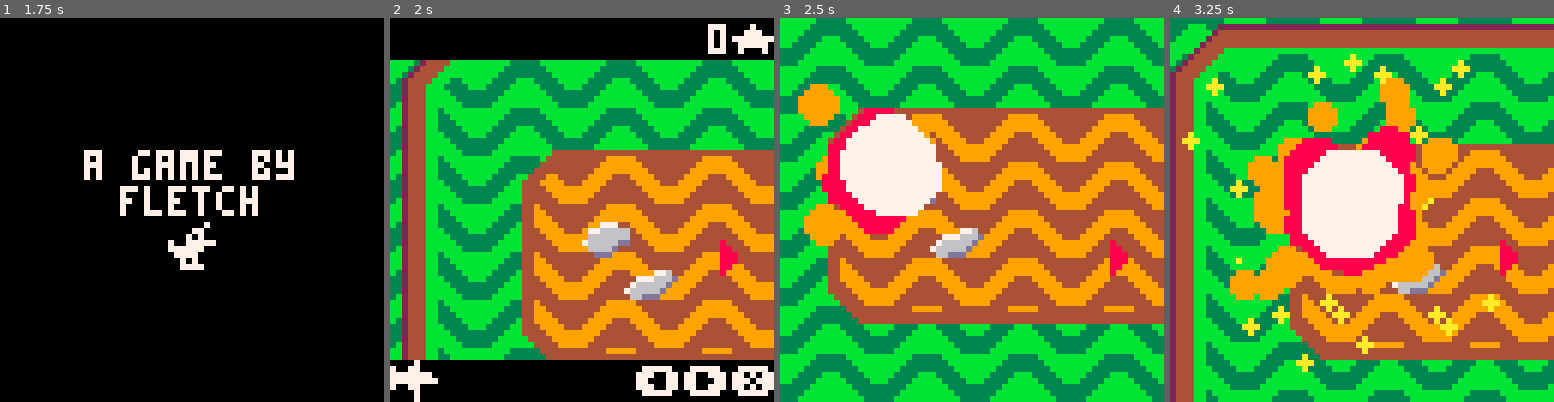
Above: before the commit, frames 1-4 (left to right).
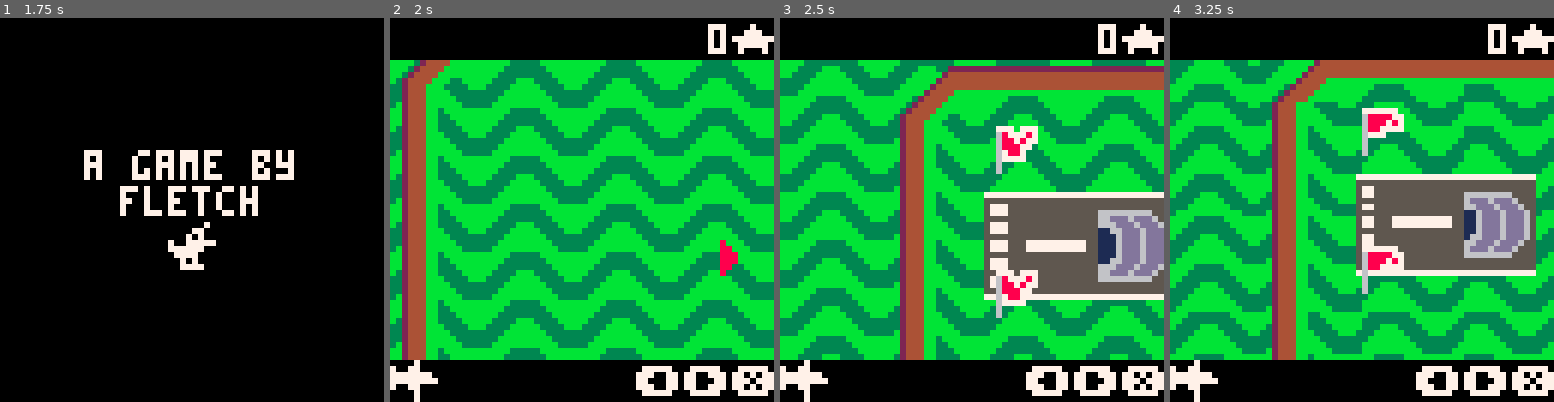
Above: after the commit, the same moments.

Repository: fletchmakes/oops-airlines
Game: PICO-8 cartridge oops-airlines.p8
Two runs of this game, one before a commit and one after it. Both use one fixed random seed, a clock stepped at 60 frames per second and the inputs below.
Inputs:
- Up to frame 1 (1.75 s): tap X (X key) at 0.33, 1.07 s; tap O (Z key) at 0.7, 1.7 s; hold Right from 1.6 s (still down)
- Up to frame 2 (2 s): keep holding Right; tap X (X key) at 1.85 s
- Up to frame 3 (2.5 s): release Right at 2.1 s; tap O (Z key) at 2.1 s; hold Up 2.15-2.42 s; hold Right from 2.47 s (still down)
- Up to frame 4 (3.25 s): tap O (Z key) at 2.5, 2.9 s; tap X (X key) at 2.97 s; release Right at 3.03 s; hold Left from 3.08 s (still down)

Frame 1 is identical in both runs. In frame 2, 35% of the frame differs, in the area x 34-100%, y 34-90%; in frame 3, 93%, in the area x 0-100%, y 0-100%; in frame 4, 91%.

Commit message:
game over screen finalized

Diff:
--- a/oops-airlines.p8
+++ b/oops-airlines.p8
@@ -125,9 +125,6 @@
 local hangar = {x=192, y=126}
 
 function game_update()
-
-	if btnp(4) then switch_to_gameover(64, 64) end
-
     -- write any game update logic here
 	animation.frame = animation.frame % 30 + 1
 	for a in all(animation.update_me) do
@@ -724,6 +721,8 @@
 -- gameover state
 local page = 0
 local offset = 0
+local bgplanes = {{x=-16,smoke={}}, {x=-48,smoke={}}, {x=-80,smoke={}}, {x=-112,smoke={}}}
+
 function gameover_update()
 	if btnp(0) and page > 0 then page -= 1 end
 	if btnp(1) and page < 3 then page += 1 end
@@ -731,6 +730,28 @@
 	if btnp(4) then reset_game() end
 	if btnp(5) then end -- TODO: switch to main menu
 
+	-- update plane positions in background
+	for i=1,#bgplanes do
+		-- position
+		bgplanes[i].x += 0.7
+		if bgplanes[i].x > 63 then
+			bgplanes[i].x = -16
+		end
+
+		-- smoke
+		for j=1,2 do
+			add(bgplanes[i].smoke, {
+				x=bgplanes[i].x-1,
+				y=(i-1)*16+8,
+				r=3,
+				dx=rnd()*cos(0.5+rnd(0.2)-0.1),
+				dy=rnd()*sin(0.5+rnd(0.2)-0.1),
+				dr=function(p) return p.r - 0.15 end,
+				ttl=10
+			})
+		end
+	end
+
 	offset = lerp(offset, -page*64, 0.2)
 end
 
@@ -738,8 +759,27 @@
 	-- background
 	cls()
 
+	-- draw planes in background
+	for i=1,#bgplanes do
+		-- plane
+		spr(112, bgplanes[i].x, (i-1)*16, 2, 2)
+
+		-- smoke
+		for j=#bgplanes[i].smoke,1,-1 do
+			local p = bgplanes[i].smoke[j]
+			p.ttl -= 1
+			p.x += p.dx
+			p.y += p.dy
+			p.r = p.dr(p)
+
+			if p.ttl <= 0 then deli(bgplanes[i].smoke, j) end
+
+			circfill(p.x, p.y, p.r, 1)
+		end
+	end
+
 	-- title
-	sspr(0, 104, 64, 24, 0, 4)
+	sspr(0, 99, 64, 29, 0, 4)
 
 	-- score
 	local pstr = tostr(points)
@@ -747,18 +787,26 @@
 	print(pstr, 32-(#pstr*4/2)+offset, 42, 7)
 
 	-- red flights
-	-- TODO: add flight stats
+	local redfl = tostr(flights_saved[flight_type.RED])
+	print("red", 90+offset, 36, 7)
+	print(redfl, 96-(#redfl*4/2)+offset, 42, 7)
 
 	-- blue flights
+	local bluefl = tostr(flights_saved[flight_type.BLUE])
+	print("blue", 152+offset, 36, 7)
+	print(bluefl, 160-(#bluefl*4/2)+offset, 42, 7)
 
 	-- yellow flights
+	local yellowfl = tostr(flights_saved[flight_type.YELLOW])
+	print("yellow", 212+offset, 36, 7)
+	print(yellowfl, 224-(#yellowfl*4/2)+offset, 42, 7)
 
 	-- try again
 	print(chr(142), 0, 58, 7)
 	spr(13, 7, 56)
 
 	-- menu
-	print(chr(138)..chr(151), 45, 58, 7)
+	print(chr(138)..chr(151), 49, 58, 7)
 
 	-- pagination buttons
 	if page > 0 then print(chr(139), 0, 40) end -- left
@@ -1065,7 +1113,7 @@
 			rectfill(0, 0, 63, 63, 0)
 
 			-- title
-			sspr(0, 104, 64, 24, 0, titley)
+			sspr(0, 99, 64, 29, 0, titley)
 
 			-- score
 			local pstr = tostr(points)
@@ -1345,12 +1393,12 @@
 4849484948494849484948494849484948494849484948496667686968696869000000000000000000000000000000000000000000000000000000000000000000000000000000000000000000000000000000000000000000000000000000000000000000000000000000000000000000000000000000000000000000000000
 383938391617181918191819181918191a1b3839383938393839383938394849000000000000000000000000000000000000000000000000000000000000000000000000000000000000000000000000000000000000000000000000000000000000000000000000000000000000000000000000000000000000000000000000
 484948492627282928292829282928292a2b4849484948494849484948493839000000000000000000000000000000000000000000000000000000000000000000000000000000000000000000000000000000000000000000000000000000000000000000000000000000000000000000000000000000000000000000000000
-38393839363776777879787978797a7b3a3b3839383938393839383938394849000000000000000000000000000000000000000000000000000000000000000000000000000000000000000000000000000000000000000000000000000000000000000000000000000000000000000000000000000000000000000000000000
-48494849464786878889888988898a8b4a4b4849484948494849484948493839000000000000000000000000000000000000000000000000000000000000000000000000000000000000000000000000000000000000000000000000000000000000000000000000000000000000000000000000000000000000000000000000
-383938393637969798997c7d7c7d9a9b3a3b3839383938393839383938394849000000000000000000000000000000000000000000000000000000000000000000000000000000000000000000000000000000000000000000000000000000000000000000000000000000000000000000000000000000000000000000000000
-484948494647a6a7a8a98c8d8c8daaab4a4b4849484948494849484948494849000000000000000000000000000000000000000000000000000000000000000000000000000000000000000000000000000000000000000000000000000000000000000000000000000000000000000000000000000000000000000000000000
-383938393637b6b7b8b9b8b9b8b9babb3a3b3839383938393839383938393839000000000000000000000000000000000000000000000000000000000000000000000000000000000000000000000000000000000000000000000000000000000000000000000000000000000000000000000000000000000000000000000000
-484948494647c6c7c8c9c8c9c8c9cacb4a4b4849484948493839383938393839000000000000000000000000000000000000000000000000000000000000000000000000000000000000000000000000000000000000000000000000000000000000000000000000000000000000000000000000000000000000000000000000
+383938393637383938393839383938393a3b3839383938393839383938394849000000000000000000000000000000000000000000000000000000000000000000000000000000000000000000000000000000000000000000000000000000000000000000000000000000000000000000000000000000000000000000000000
+484948494647484948494849484948494a4b4849484948494849484948493839000000000000000000000000000000000000000000000000000000000000000000000000000000000000000000000000000000000000000000000000000000000000000000000000000000000000000000000000000000000000000000000000
+383938393637383938393839383938393a3b3839383938393839383938394849000000000000000000000000000000000000000000000000000000000000000000000000000000000000000000000000000000000000000000000000000000000000000000000000000000000000000000000000000000000000000000000000
+484948494647484948494849484948494a4b4849484948494849484948494849000000000000000000000000000000000000000000000000000000000000000000000000000000000000000000000000000000000000000000000000000000000000000000000000000000000000000000000000000000000000000000000000
+383938393637383938393839383938393a3b3839383938393839383938393839000000000000000000000000000000000000000000000000000000000000000000000000000000000000000000000000000000000000000000000000000000000000000000000000000000000000000000000000000000000000000000000000
+484948494647484948494849484948494a4b4849484948493839383938393839000000000000000000000000000000000000000000000000000000000000000000000000000000000000000000000000000000000000000000000000000000000000000000000000000000000000000000000000000000000000000000000000
 383938395657585958595859585958595a5b3839383938394849484948494849000000000000000000000000000000000000000000000000000000000000000000000000000000000000000000000000000000000000000000000000000000000000000000000000000000000000000000000000000000000000000000000000
 484948496667686968696869686968696a6b4849484916171819181918191819000000000000000000000000000000000000000000000000000000000000000000000000000000000000000000000000000000000000000000000000000000000000000000000000000000000000000000000000000000000000000000000000
 3839383938393839383938393839383938393839383926272829282928292829000000000000000000000000000000000000000000000000000000000000000000000000000000000000000000000000000000000000000000000000000000000000000000000000000000000000000000000000000000000000000000000000
@@ -1360,26 +1408,26 @@
 3839383938393839383938393839383938393839383936374c4d4e4f48494849000000000000000000000000000000000000000000000000000000000000000000000000000000000000000000000000000000000000000000000000000000000000000000000000000000000000000000000000000000000000000000000000
 1819181918191819181918191819181918191a1b484946473839484938393839000000000000000000000000000000000000000000000000000000000000000000000000000000000000000000000000000000000000000000000000000000000000000000000000000000000000000000000000000000000000000000000000
 2829282928292829282928292829282928292a2b383956575859585948494849000000000000000000000000000000000000000000000000000000000000000000000000000000000000000000000000000000000000000000000000000000000000000000000000000000000000000000000000000000000000000000000000
-767778797879787978797879787978797a7b3a3b484966676869686968696869000000000000000000000000000000000000000000000000000000000000000000000000000000000000000000000000000000000000000000000000000000000000000000000000000000000000000000000000000000000000000000000000
-868788898889888988898889888988898a8b4a4b383938393839383938394849000000000000000000000000000000000000000000000000000000000000000000000000000000000000000000000000000000000000000000000000000000000000000000000000000000000000000000000000000000000000000000000000
-969798997c7d7c7d7c7d7c7d7c7d7c7d9a9b3a3b484948494849484948494849000000000000000000000000000000000000000000000000000000000000000000000000000000000000000000000000000000000000000000000000000000000000000000000000000000000000000000000000000000000000000000000000
-a6a7a8a98c8d8c8d8c8d8c8d98998c8daaab4a4b383938393839383938393839000000000000000000000000000000000000000000000000000000000000000000000000000000000000000000000000000000000000000000000000000000000000000000000000000000000000000000000000000000000000000000000000
-96977c7d7c7d7c7d7c7d7c8da8a97c7d9a9b3a3b484948494849484948494849000000000000000000000000000000000000000000000000000000000000000000000000000000000000000000000000000000000000000000000000000000000000000000000000000000000000000000000000000000000000000000000000
-a6a78c8d8c8d98998c8d8c8d8c8d8c8daaab4a4b383938393839383938393839000000000000000000000000000000000000000000000000000000000000000000000000000000000000000000000000000000000000000000000000000000000000000000000000000000000000000000000000000000000000000000000000
-96977c7d7c7da8a97c7d7c7d7c7d7c7d9a9b3a3b484948494849484948494849000000000000000000000000000000000000000000000000000000000000000000000000000000000000000000000000000000000000000000000000000000000000000000000000000000000000000000000000000000000000000000000000
-a6a78c8d8c8d8c8d8c8d8c8d8c8d8c8daaab4a4b383938393839383938393839000000000000000000000000000000000000000000000000000000000000000000000000000000000000000000000000000000000000000000000000000000000000000000000000000000000000000000000000000000000000000000000000
-96977c7d7c7d7c7d7c7d7c7d7c7d7c7d9a9b3a3b484948494849484948494849000000000000000000000000000000000000000000000000000000000000000000000000000000000000000000000000000000000000000000000000000000000000000000000000000000000000000000000000000000000000000000000000
-a6a78c8d98998c8d8c8d8c8d8c8d98999a9b3a3b383938393839383938393839000000000000000000000000000000000000000000000000000000000000000000000000000000000000000000000000000000000000000000000000000000000000000000000000000000000000000000000000000000000000000000000000
-96977c8da8a97c7d7c7d7c7d7c7da8a9aaab4a4b484948494849484948494849000000000000000000000000000000000000000000000000000000000000000000000000000000000000000000000000000000000000000000000000000000000000000000000000000000000000000000000000000000000000000000000000
-…(12 lines of a section not shown)…
+3839383938393839383938393839383938393a3b484966676869686968696869000000000000000000000000000000000000000000000000000000000000000000000000000000000000000000000000000000000000000000000000000000000000000000000000000000000000000000000000000000000000000000000000
+4849484948494849484948494849484948494a4b383938393839383938394849000000000000000000000000000000000000000000000000000000000000000000000000000000000000000000000000000000000000000000000000000000000000000000000000000000000000000000000000000000000000000000000000
+3839383938393839383938393839383938393a3b484948494849484948494849000000000000000000000000000000000000000000000000000000000000000000000000000000000000000000000000000000000000000000000000000000000000000000000000000000000000000000000000000000000000000000000000
+4849484948494849484948494849484948494a4b383938393839383938393839000000000000000000000000000000000000000000000000000000000000000000000000000000000000000000000000000000000000000000000000000000000000000000000000000000000000000000000000000000000000000000000000
+3839383938393839383938393839383938393a3b484948494849484948494849000000000000000000000000000000000000000000000000000000000000000000000000000000000000000000000000000000000000000000000000000000000000000000000000000000000000000000000000000000000000000000000000
+4849484948494849484948494849484948494a4b383938393839383938393839000000000000000000000000000000000000000000000000000000000000000000000000000000000000000000000000000000000000000000000000000000000000000000000000000000000000000000000000000000000000000000000000
+3839383938393839383938393839383938393a3b484948494849484948494849000000000000000000000000000000000000000000000000000000000000000000000000000000000000000000000000000000000000000000000000000000000000000000000000000000000000000000000000000000000000000000000000
+4849484948494849484948494849484948494a4b383938393839383938393839000000000000000000000000000000000000000000000000000000000000000000000000000000000000000000000000000000000000000000000000000000000000000000000000000000000000000000000000000000000000000000000000
+3839383938393839383938393839383938393a3b484948494849484948494849000000000000000000000000000000000000000000000000000000000000000000000000000000000000000000000000000000000000000000000000000000000000000000000000000000000000000000000000000000000000000000000000
+3839383938393839383938393839383938393a3b383938393839383938393839000000000000000000000000000000000000000000000000000000000000000000000000000000000000000000000000000000000000000000000000000000000000000000000000000000000000000000000000000000000000000000000000
+4849484948494849484948494849484948494a4b484948494849484948494849000000000000000000000000000000000000000000000000000000000000000000000000000000000000000000000000000000000000000000000000000000000000000000000000000000000000000000000000000000000000000000000000
+…(12 lines of a section not shown)…
Not shown, changed: 72 lines of the sprite sheet (__gfx__) section of oops-airlines.p8
Not shown, changed: .gitignore
Not shown, changed: assets/spritesheet.aseprite
Not shown, changed: spritesheet.png
